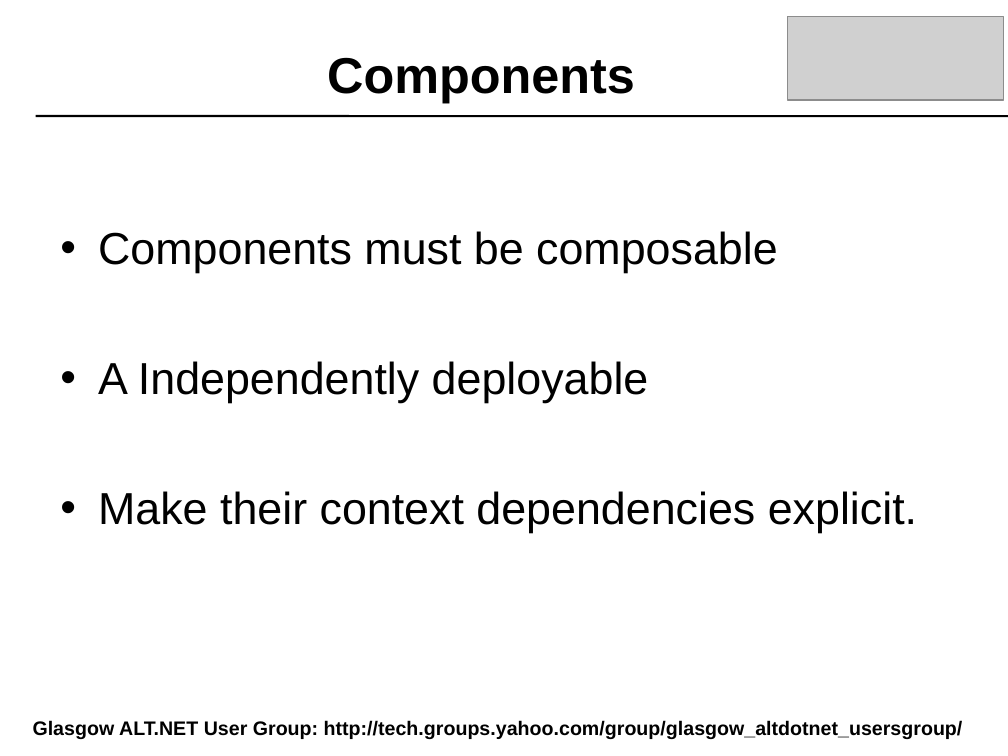
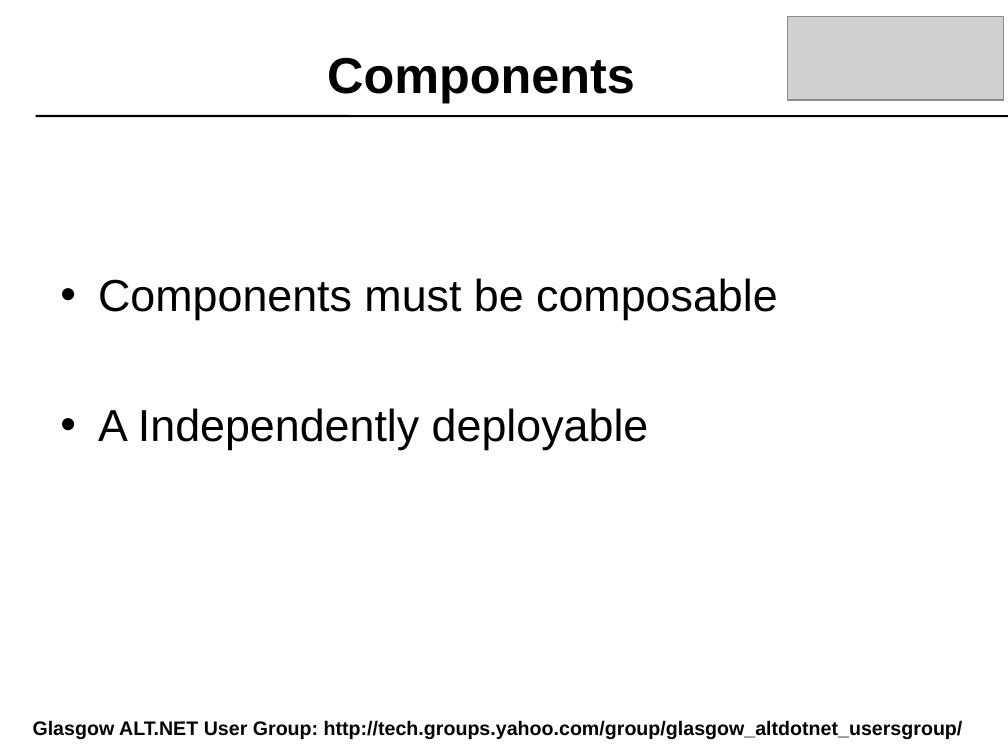
Before and after one commit to craignicol/scotaltdotnet, a slide deck: slide 25 of belfast/IOC-TDD-And Testability.ppt (slide 27 before the commit). Drawn at 1008x756 pixels with LibreOffice and Linux fonts; fonts in the diff are those of the drawing; grey boxes stand for pictures; background and template pictures are left out. Boxes give left, top, right and bottom in pixels: in the first picture for what was removed or moved away, otherwise in the second. Text is boxed around its words. In the diff, an @@ line names an element or a change of style, - is before the commit and + after.

```diff
--- a/belfast/IOC-TDD-And Testability.ppt
+++ b/belfast/IOC-TDD-And Testability.ppt
@@ text "Components must be composable": place and size @@
-text "Components must be composable" at box(98, 231, 917, 533)
+text "Components must be composable" at box(98, 278, 778, 450)
@@ text at box(98, 491, 917, 533): paragraph removed @@
-• Make their context dependencies explicit.
```
Also in this commit, not shown: 3 other slides changed, 4 slides removed, 3 other files.
